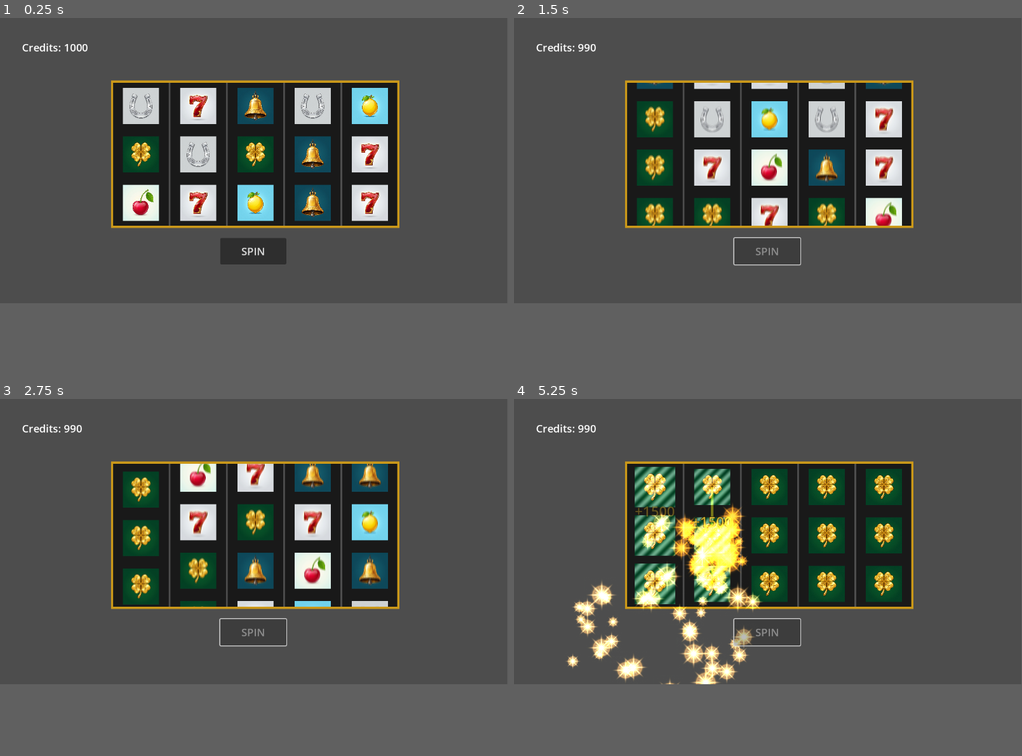
Above: before the commit, frames 1-4 (two rows, left to right).
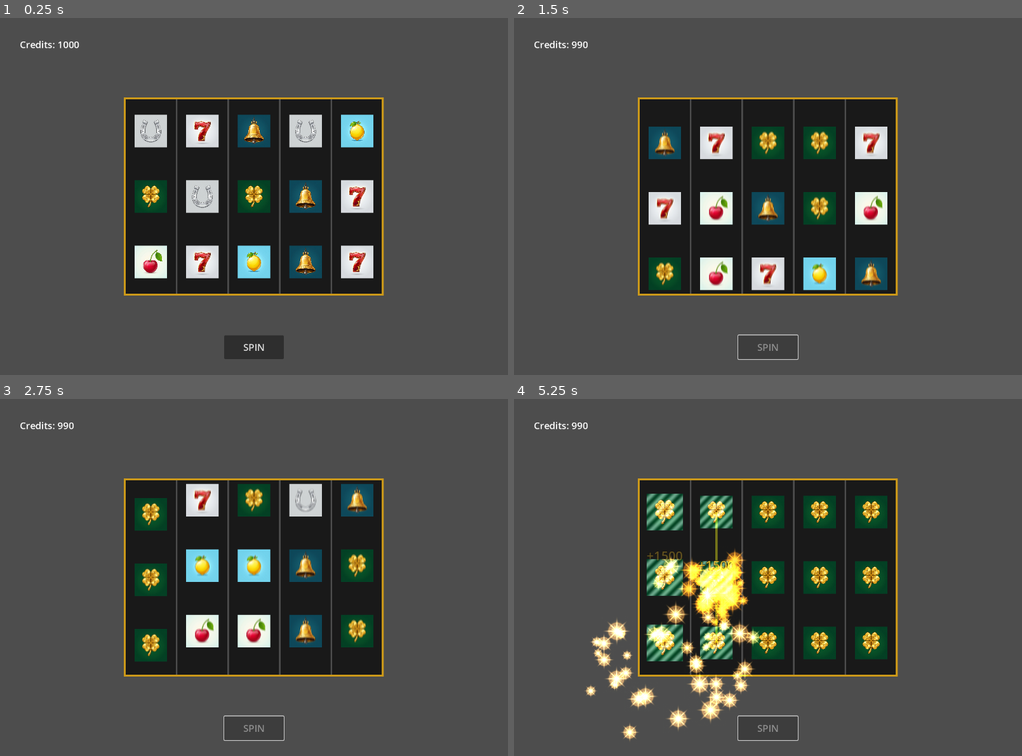
Above: after the commit, the same moments.

Repository: bwang008/AISlopMachine
Game: Godot game, scene res://scenes/main/Game.tscn
Same seed, same stepped clock (60 frames per second), same inputs: the game is played once before the commit and once after it.
Inputs:
- Up to frame 1 (0.25 s): no input
- Up to frame 2 (1.5 s): click "SPIN" at 0.5 s; tap Enter at 1.25 s; tap T at 1.35 s
- Up to frame 3 (2.75 s): tap T at 2.1 s
- Up to frame 4 (5.25 s): tap T every 0.75 s from 2.85 to 5.1 s
The window is 799x449 before the commit and 800x562 after it. Grey fills any space a smaller window leaves; there, only what the larger window draws over its background counts as a difference.

The runs differ from the first frame. In frame 1, 27% of the frame differs, in the area x 4-79%, y 6-96%; in frame 2, 27%; in frame 3, 26%; in frame 4, 30%.

Commit message:
feat: implement core slot machine reel logic, rendering system, and game loop animation sequence

Diff:
--- a/default_bus_layout.tres
+++ b/default_bus_layout.tres
@@ -1,4 +1,4 @@
 [gd_resource type="AudioBusLayout" format=3 uid="uid://cpinkd5xwbkw4"]
 
 [resource]
-bus/0/volume_db = -10.9863
+bus/0/volume_db = -23.3524
--- a/project.godot
+++ b/project.godot
@@ -13,6 +13,10 @@
 config/name="Cloverpit"
 run/main_scene="res://scenes/main/Game.tscn"
 config/features=PackedStringArray("4.4", "Forward Plus")
+[display]
+
+window/size/viewport_width=1280
+window/size/viewport_height=900
 
 [autoload]
 
--- a/scenes/main/Game.tscn
+++ b/scenes/main/Game.tscn
@@ -6,7 +6,7 @@
 [node name="Game" type="Node2D"]
 
 [node name="SlotMachine" type="Node2D" parent="."]
-position = Vector2(320, 200)
+position = Vector2(380, 285)
 script = ExtResource("2_yyy")
 debug_force_outcome = 5
 debug_presentation_pause = 0.63
@@ -15,10 +15,10 @@
 script = ExtResource("1_xxx")
 
 [node name="SpinButton" type="Button" parent="UI"]
-offset_left = 500.0
-offset_top = 500.0
-offset_right = 650.0
-offset_bottom = 560.0
+offset_left = 565.0
+offset_top = 800.0
+offset_right = 715.0
+offset_bottom = 860.0
 theme_override_font_sizes/font_size = 24
 text = "SPIN"
 
--- a/scripts/slot_machine/Reel.gd
+++ b/scripts/slot_machine/Reel.gd
@@ -22,7 +22,7 @@
 	# Create 4 sprites (1 extra for seamless wrap-around at the top)
 	for i in range(4):
 		var sprite = Sprite2D.new()
-		sprite.position = Vector2(0, (i - 1) * 110) # -110, 0, 110, 220
+		sprite.position = Vector2(0, (i - 1) * 165) # -165, 0, 165, 330
 		sprite.scale = Vector2(0.08, 0.08)
 		sprite.material = blur_material
 		add_child(sprite)
@@ -32,15 +32,15 @@
 	if spinning:
 		for sprite in sprites:
 			sprite.position.y += spin_speed * delta
-			if sprite.position.y >= 330: # Moved past the bottom row (220)
-				sprite.position.y -= 440 # Wrap to the top (-110)
+			if sprite.position.y >= 495: # Moved past the bottom row (330)
+				sprite.position.y -= 660 # Wrap to the top (-165)
 				# Randomize texture as it blurs past
 				if GameManager.available_symbols.size() > 0:
 					sprite.texture = GameManager.available_symbols.pick_random().texture
 
 func set_initial_symbols(outcome_symbols: Array):
 	for i in range(4):
-		sprites[i].position = Vector2(0, (i - 1) * 110)
+		sprites[i].position = Vector2(0, (i - 1) * 165)
 		if i > 0 and i <= outcome_symbols.size():
 			if outcome_symbols[i-1] != null:
 				sprites[i].texture = outcome_symbols[i-1].texture
@@ -71,7 +71,7 @@
 				sprites[i].texture = null
 
 		# Snap sprite slightly above final position
-		var final_y = (i - 1) * 110
+		var final_y = (i - 1) * 165
 		sprites[i].position = Vector2(0, final_y - 80)
 
 		# Animate down into place with a rubberband back-bounce
--- a/scripts/slot_machine/SlotMachine.gd
+++ b/scripts/slot_machine/SlotMachine.gd
@@ -14,27 +14,27 @@
 	# Create background for the slot board
 	var bg = ColorRect.new()
 	bg.color = Color(0.1, 0.1, 0.1, 1.0) # Dark gray background
-	bg.position = Vector2(-65, -55)
-	bg.size = Vector2(650, 330)
+	bg.position = Vector2(-65, -82)
+	bg.size = Vector2(650, 495)
 	add_child(bg)
 
 	# Create a clipping container for the reels
 	var clip_container = Control.new()
 	clip_container.clip_contents = true
-	clip_container.position = Vector2(-65, -55)
-	clip_container.size = Vector2(650, 330)
+	clip_container.position = Vector2(-65, -82)
+	clip_container.size = Vector2(650, 495)
 	add_child(clip_container)
 
 	win_line_renderer = WinLineRenderer.new()
-	win_line_renderer.position = Vector2(-65, -55) # Same as clipping container, so local coords match
+	win_line_renderer.position = Vector2(-65, -82) # Same as clipping container, so local coords match
 	add_child(win_line_renderer)
 
 	# Spawn 5 reels inside the clipping container
 	for i in range(5):
 		var reel = Reel.new()
 		reel.reel_index = i
-		# Position relative to clip_container (which is at -65, -55)
-		reel.position = Vector2(i * 130 + 65, 55)
+		# Position relative to clip_container (which is at -65, -82)
+		reel.position = Vector2(i * 130 + 65, 82)
 		clip_container.add_child(reel)
 		reels.append(reel)
 
@@ -42,14 +42,14 @@
 	for i in range(1, 5):
 		var line = ColorRect.new()
 		line.color = Color(0.3, 0.3, 0.3, 1.0) # Line color
-		line.position = Vector2(i * 130 - 65 - 2, -55)
-		line.size = Vector2(4, 330)
+		line.position = Vector2(i * 130 - 65 - 2, -82)
+		line.size = Vector2(4, 495)
 		add_child(line)
 
 	# Add outer border
 	var border = ReferenceRect.new()
-	border.position = Vector2(-65, -55)
-	border.size = Vector2(650, 330)
+	border.position = Vector2(-65, -82)
+	border.size = Vector2(650, 495)
 	border.editor_only = false
 	border.border_color = Color(0.8, 0.6, 0.1, 1.0) # Golden border
 	border.border_width = 5.0
@@ -149,7 +149,7 @@
 
 func _get_symbol_world_position(col: int, row: int) -> Vector2:
 	var x = col * 130.0
-	var y = row * 110.0
+	var y = row * 165.0
 	return Vector2(x, y)
 
 func _unhandled_input(event):
--- a/scripts/slot_machine/WinLineRenderer.gd
+++ b/scripts/slot_machine/WinLineRenderer.gd
@@ -12,7 +12,7 @@
 		var col = pos.x
 		var row = pos.y
 		var x = col * 130 + 65
-		var y = row * 110 + 55
+		var y = row * 165 + 82
 		line.add_point(Vector2(x, y))
 
 	add_child(line)
